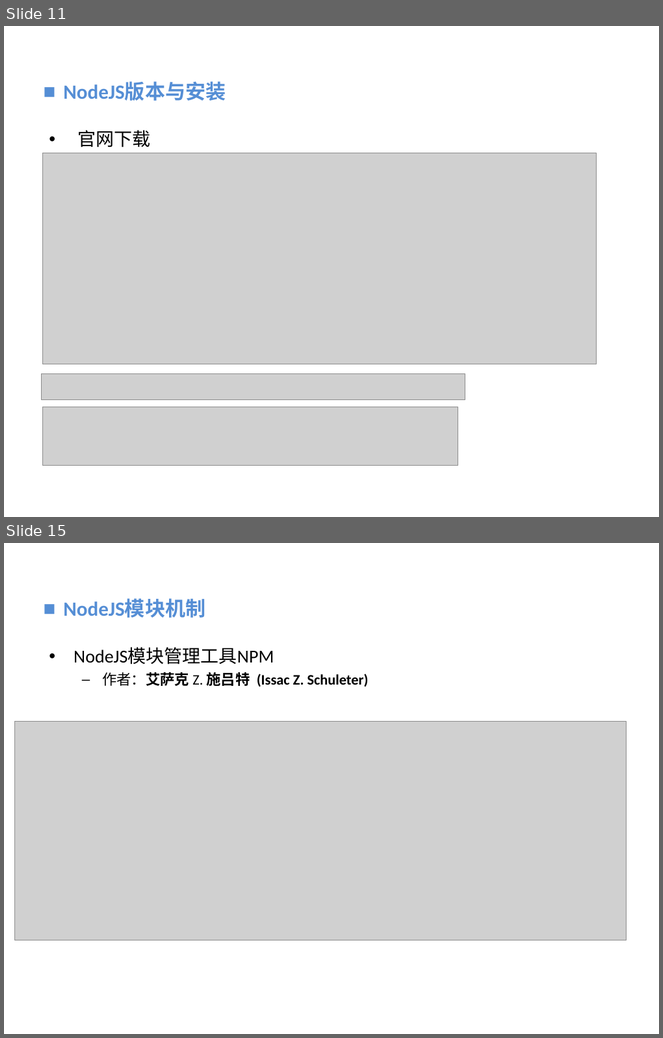
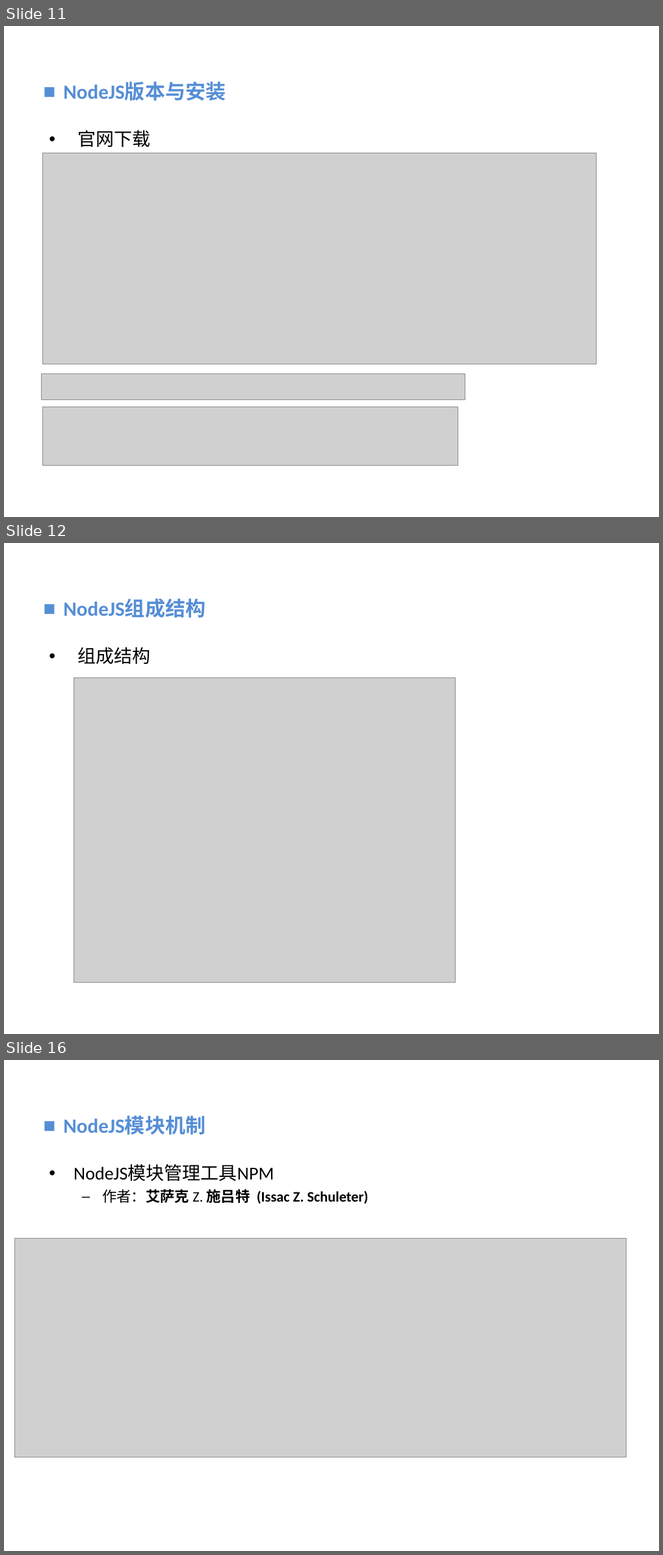
Before and after one commit to vaik/Documents, a slide deck: 我的分享/NodeJS基础概念理解.ppt. Shown one above the other, each under a label of ours: slides 11 and 15 before the commit, slides 11, 12 and 16 after it; the slides between them are not shown. The pictures are 663x1038 and 663x1555 pixels, drawn with LibreOffice and Linux fonts; fonts in the diff are those of the drawing; grey boxes stand for pictures; background and template pictures are left out. Boxes give left, top, right and bottom in pixels: in the first picture for what was removed or moved away, otherwise in the second. Text is boxed around its words. In the diff, an @@ line names an element or a change of style, - is before the commit and + after.

```diff
--- a/我的分享/NodeJS基础概念理解.ppt
+++ b/我的分享/NodeJS基础概念理解.ppt
@@ slide 12 added at bbox=[4, 543, 659, 1034], background picture (left out) @@
@@ text added at bbox=[63, 599, 206, 618], 22.2 pt, text #558ED5, bold @@
+■ NodeJS组成结构
@@ text added at bbox=[77, 647, 150, 665], 20 pt, text #000000 @@
+• 组成结构
@@ picture added at bbox=[74, 678, 456, 982] @@
@@ what was slide 15 is now slide 16 @@
```
Also in this commit, not shown: 3 slides changed, 1 other slide added, 1 slide removed.
